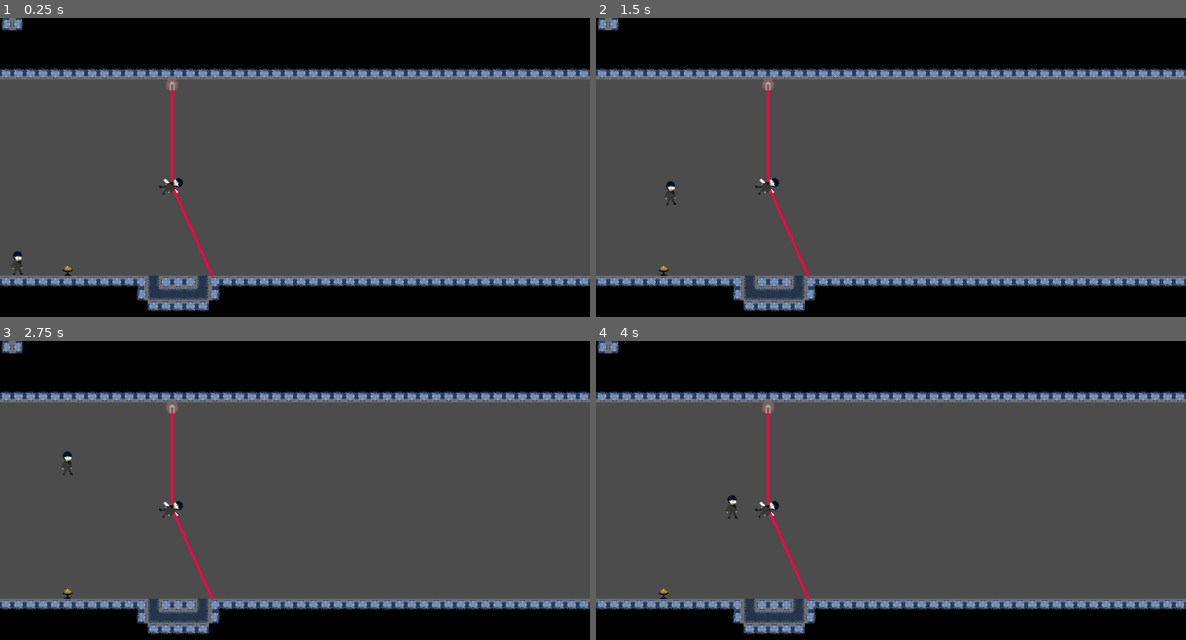
Above: before the commit, frames 1-4 (two rows, left to right).
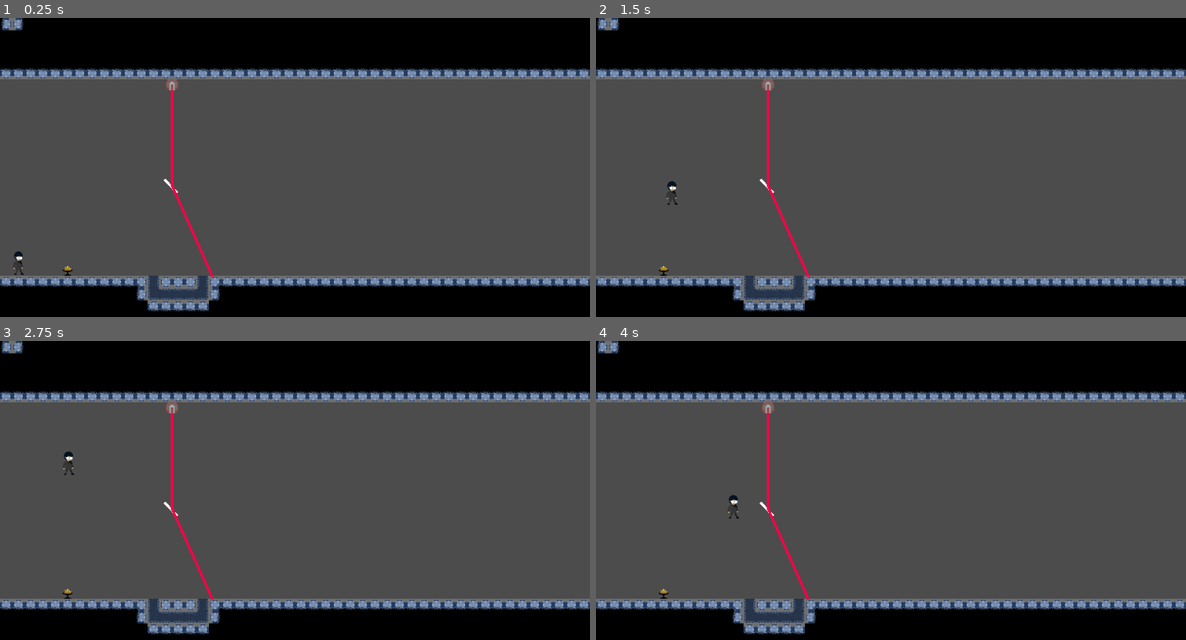
Above: after the commit, the same moments.

Repository: enderpyy/loop
Game: Godot game, scene res://scenes/map.tscn
Same seed, same stepped clock (60 frames per second), same inputs: the game is played once before the commit and once after it.
Inputs:
- Up to frame 1 (0.25 s): no input
- Up to frame 2 (1.5 s): tap Enter at 0.5 s; hold D (move_right) from 0.53 s (still down); tap Space (jump) at 0.77 s
- Up to frame 3 (2.75 s): tap Space (jump) at 1.52 s; release D (move_right) at 2.03 s; hold A (move_left) from 2.03 s (still down)
- Up to frame 4 (4 s): release A (move_left) at 2.78 s; hold D (move_right) from 2.78 s (still down); tap Space (jump) at 3.02, 3.77 s

The runs differ from the first frame. In frame 1, 0.1% of the frame differs, in the area x 2-32%, y 53-86%; in frame 2, 0.1%, in the area x 11-32%, y 53-63%; in frame 3, 0.1%; in frame 4, 0.1%.

Commit message:
crouch and box state

Diff:
--- a/laser_beam.gd
+++ b/laser_beam.gd
@@ -24,7 +24,6 @@
 			var n = get_collision_normal()
 			var vr = v0 +2 * v0.dot(n)/(n.dot(n))*n
 			child.rotation = vr.angle()
-			print(child.rotation)
 
 	var laser_end_pos := target_position
 	force_raycast_update()
--- /dev/null
+++ b/scenes/box_state.gd
@@ -0,0 +1,7 @@
+extends state
+
+
+func init():
+	super()
+	print("boxed")
+	parent.animator.play("box")
--- /dev/null
+++ b/scenes/crouch_state.gd
@@ -0,0 +1,23 @@
+extends state
+
+@export var idle_state: state
+@export var box_state: state
+
+@export
+var decel_factor: int = 1.2
+
+func init():
+	#start timer
+	super()
+
+func physics(delta):
+	if Input.get_axis("move_left","move_right") != 0:
+		parent.velocity.x = Input.get_axis("move_left","move_right") * parent.move_speed/decel_factor
+
+func input(event):
+	#if timer
+
+	if Input.is_action_just_pressed('move_down'):
+		exit(box_state)
+	if Input.is_action_just_pressed("move_up"):
+		exit(idle_state)
--- a/scenes/inst_laser.tscn
+++ b/scenes/inst_laser.tscn
@@ -1,8 +1,7 @@
-[gd_scene load_steps=5 format=3 uid="uid://cftqma730xkje"]
+[gd_scene load_steps=4 format=3 uid="uid://cftqma730xkje"]
 
 [ext_resource type="Texture2D" uid="uid://17dbq4e3s2eb" path="res://sprites/misc/white_particle.png" id="1_2fkrh"]
 [ext_resource type="Script" uid="uid://b3qg8f7f5sjls" path="res://scenes/inst_laser.gd" id="1_sna24"]
-[ext_resource type="Texture2D" uid="uid://bko4sjv7vutic" path="res://sprites/characters/guy.png" id="3_26eya"]
 
 [sub_resource type="ParticleProcessMaterial" id="ParticleProcessMaterial_sna24"]
 particle_flag_disable_z = true
@@ -29,6 +28,3 @@
 texture = ExtResource("1_2fkrh")
 lifetime = 0.33
 process_material = SubResource("ParticleProcessMaterial_sna24")
-
-[node name="Sprite2D" type="Sprite2D" parent="."]
-texture = ExtResource("3_26eya")
--- a/scenes/player.tscn
+++ b/scenes/player.tscn
@@ -8,6 +8,44 @@
 [ext_resource type="Script" uid="uid://bbxj5gint4bxw" path="res://scenes/fall_state.gd" id="6_fjrip"]
 [ext_resource type="Script" uid="uid://dk0yh76p4j2q1" path="res://scripts/hurt_state.gd" id="7_smehm"]
 [ext_resource type="Script" uid="uid://diud3uqyfvi0n" path="res://scenes/rewind_state.gd" id="8_ur7pv"]
+[ext_resource type="Script" uid="uid://1e7lrikp3ea" path="res://scenes/crouch_state.gd" id="8_y4r1p"]
+[ext_resource type="Script" uid="uid://d3livhaf1lpbt" path="res://scenes/box_state.gd" id="9_d2wvv"]
+
+[sub_resource type="Animation" id="Animation_y4r1p"]
+resource_name = "box"
+tracks/0/type = "value"
+tracks/0/imported = false
+tracks/0/enabled = true
+tracks/0/path = NodePath(".:frame")
+tracks/0/interp = 1
+tracks/0/loop_wrap = true
+tracks/0/keys = {
+"times": PackedFloat32Array(0),
+"transitions": PackedFloat32Array(1),
+"update": 1,
+"values": [0]
+}
+
+[sub_resource type="Animation" id="Animation_d2wvv"]
+length = 0.001
+tracks/0/type = "value"
+tracks/0/imported = false
+tracks/0/enabled = true
+tracks/0/path = NodePath(".:frame")
+tracks/0/interp = 1
+tracks/0/loop_wrap = true
+tracks/0/keys = {
+"times": PackedFloat32Array(0),
+"transitions": PackedFloat32Array(1),
+"update": 1,
+"values": [0]
+}
+
+[sub_resource type="AnimationLibrary" id="AnimationLibrary_3v2ag"]
+_data = {
+&"RESET": SubResource("Animation_d2wvv"),
+&"box": SubResource("Animation_y4r1p")
+}
 
 [sub_resource type="CapsuleShape2D" id="CapsuleShape2D_g2els"]
 radius = 6.0
@@ -22,10 +60,11 @@
 [node name="player_state_machine" type="Node" parent="."]
 script = ExtResource("2_dqkch")
 
-[node name="idle" type="Node" parent="player_state_machine" node_paths=PackedStringArray("walk_state", "fall_state")]
+[node name="idle" type="Node" parent="player_state_machine" node_paths=PackedStringArray("walk_state", "fall_state", "crouch_state")]
 script = ExtResource("3_dqkch")
 walk_state = NodePath("../walk_state")
 fall_state = NodePath("../fall_state")
+crouch_state = NodePath("../crouch state")
 
 [node name="walk_state" type="Node" parent="player_state_machine" node_paths=PackedStringArray("idle_state", "fall_state")]
 script = ExtResource("5_tuyoq")
@@ -44,9 +83,24 @@
 script = ExtResource("8_ur7pv")
 idle_state = NodePath("../idle")
 
+[node name="crouch state" type="Node" parent="player_state_machine" node_paths=PackedStringArray("idle_state", "box_state")]
+script = ExtResource("8_y4r1p")
+idle_state = NodePath("../idle")
+box_state = NodePath("../box_state")
+decel_factor = 2
+
+[node name="box_state" type="Node" parent="player_state_machine"]
+script = ExtResource("9_d2wvv")
+
 [node name="player_sprite" type="Sprite2D" parent="."]
 texture = ExtResource("1_3vyb7")
 flip_h = true
+hframes = 2
+
+[node name="player_animator" type="AnimationPlayer" parent="player_sprite"]
+libraries = {
+&"": SubResource("AnimationLibrary_3v2ag")
+}
 
 [node name="player_collision" type="CollisionShape2D" parent="."]
 shape = SubResource("CapsuleShape2D_g2els")
--- a/scripts/idle.gd
+++ b/scripts/idle.gd
@@ -4,6 +4,8 @@
 var walk_state: state
 @export
 var fall_state: state
+@export
+var crouch_state: state
 
 func init():
 	super()
@@ -14,6 +16,8 @@
 
 func input(event):
 	super(event)
+	if Input.is_action_just_pressed("move_down"):
+		exit(crouch_state)
 	if Input.is_action_just_pressed("jump"):
 		parent.velocity.y = -parent.jump_velocity
 		exit(fall_state)
--- a/scripts/player.gd
+++ b/scripts/player.gd
@@ -7,6 +7,8 @@
 var state_machine = $player_state_machine
 @onready
 var sprite = $player_sprite
+@onready
+var animator = $player_sprite/player_animator
 
 #state machine exports
 @export
@@ -33,6 +35,8 @@
 var jump_velocity = 200
 
 func _ready():
+	sprite.frame = 1
+
 	#initialize state machine
 	state_machine.init()
 
Not shown, added: scenes/box_state.gd.uid
Not shown, added: scenes/crouch_state.gd.uid
Not shown: 1 places in scenes/player.tscn that only renumber resources
Binary file changed: sprites/characters/guy.png
